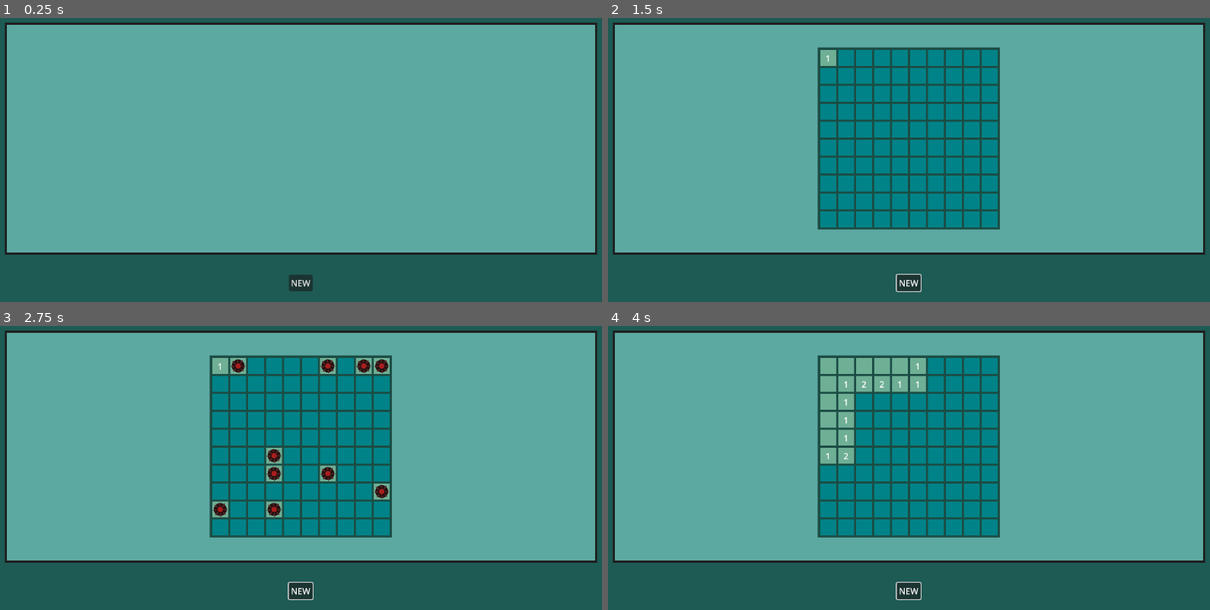
Above: before the commit, frames 1-4 (two rows, left to right).
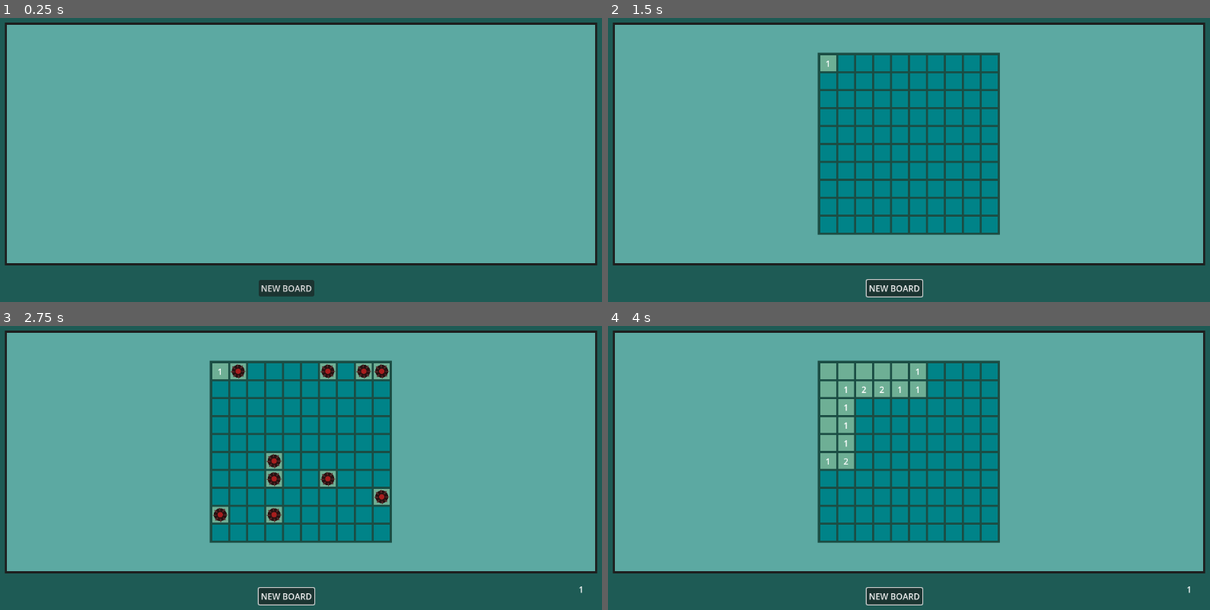
Above: after the commit, the same moments.

Repository: yuris2024/minesweeper
Game: Godot game, scene res://GameManager.tscn
Two runs of this game, one before a commit and one after it. Both use one fixed random seed, a clock stepped at 60 frames per second and the inputs below.
Inputs (mouse positions are in pixels of both pictures, inside the frame that each line leads up to; where the layout moved, square brackets give the same spot in the first picture):
- Up to frame 1 (0.25 s): no input
- Up to frame 2 (1.5 s): click "NEW" (after the commit: "NEW BOARD") at 0.5 s; click "1" at 1.25 s
- Up to frame 3 (2.75 s): click (240, 365) at 2.02 s
- Up to frame 4 (4 s): click "NEW" (after the commit: "NEW BOARD") at 2.75 s; click (830, 371) [830, 365] at 3.5 s

The runs differ from the first frame. In frame 1, 5.0% of the frame differs, in the area x 0-100%, y 82-99%; in frame 2, 11%; in frame 3, 12%, in the area x 0-100%, y 10-99%; in frame 4, 11%.

Commit message:
Add timer

Diff:
--- a/GameManager.gd
+++ b/GameManager.gd
@@ -1,5 +1,5 @@
 extends Node
-var score
+var time = 0
 var board_scene: PackedScene = preload("res://GameBoard.tscn")
 @onready var board_container = $Panel/Vboxcontainer/MarginContainer/BoardContainer
 # Called when the node enters the scene tree for the first time.
@@ -15,6 +15,8 @@
 		i.queue_free()
 		board_container.remove_child(i)
 	get_tree().paused = false
+	time = 0
+	$Timer.start() # CHANGE THIS SO IT STARTS ONLY AFTER PLAYER'S FIRST CLICK
 	var new_board = board_scene.instantiate()
 	new_board.load_new_board(10,10,10)
 	board_container.add_child(new_board)
@@ -22,3 +24,8 @@
 # Called every frame. 'delta' is the elapsed time since the previous frame.
 func _process(delta):
 	pass
+
+
+func _on_timer_timeout():
+	time += 1
+	$Panel/Vboxcontainer/HBoxContainer2/Label.text = str(time)
--- a/GameManager.tscn
+++ b/GameManager.tscn
@@ -16,6 +16,8 @@
 
 [node name="GameManager" type="Node"]
 script = ExtResource("1_v0erv")
+
+[node name="Timer" type="Timer" parent="."]
 
 [node name="Panel" type="Panel" parent="."]
 custom_minimum_size = Vector2(0, 100)
@@ -54,7 +56,7 @@
 theme_override_styles/panel = SubResource("StyleBoxFlat_a1eif")
 
 [node name="HBoxContainer2" type="HBoxContainer" parent="Panel/Vboxcontainer"]
-custom_minimum_size = Vector2(0, 100)
+custom_minimum_size = Vector2(0, 80)
 layout_mode = 2
 size_flags_vertical = 8
 
@@ -62,6 +64,12 @@
 layout_mode = 2
 size_flags_horizontal = 6
 size_flags_vertical = 4
-text = "NEW"
+text = "NEW BOARD"
 
+[node name="Label" type="Label" parent="Panel/Vboxcontainer/HBoxContainer2"]
+custom_minimum_size = Vector2(50, 50)
+layout_mode = 2
+size_flags_horizontal = 0
+
+[connection signal="timeout" from="Timer" to="." method="_on_timer_timeout"]
 [connection signal="pressed" from="Panel/Vboxcontainer/HBoxContainer2/NewGameButton" to="." method="_on_new_game_button_pressed"]
